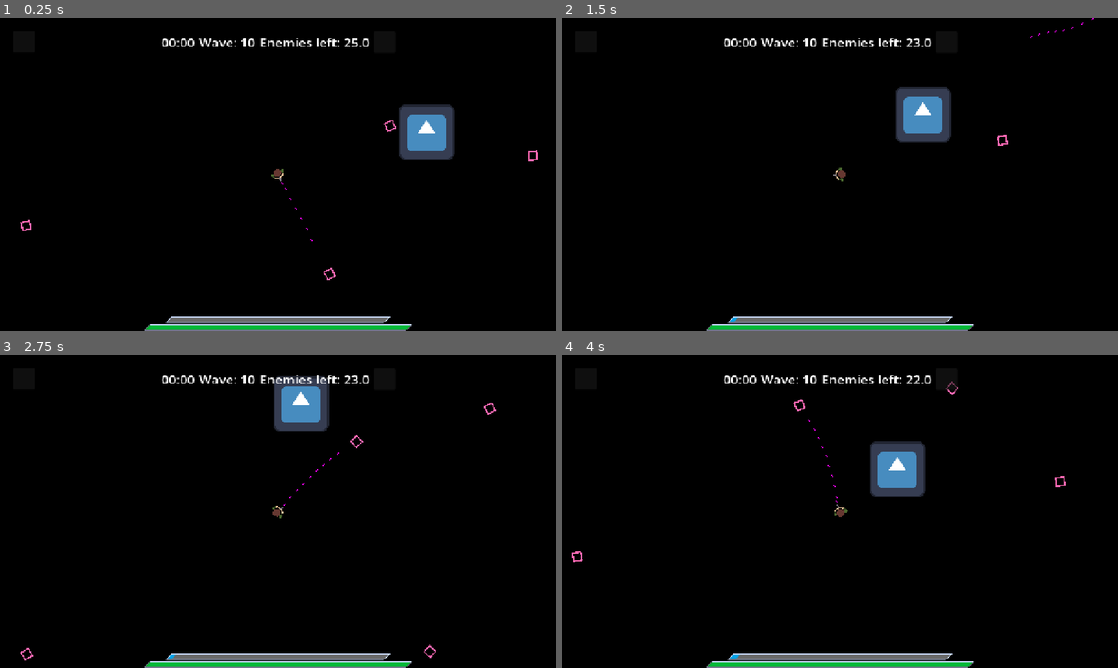
Above: before the commit, frames 1-4 (two rows, left to right).
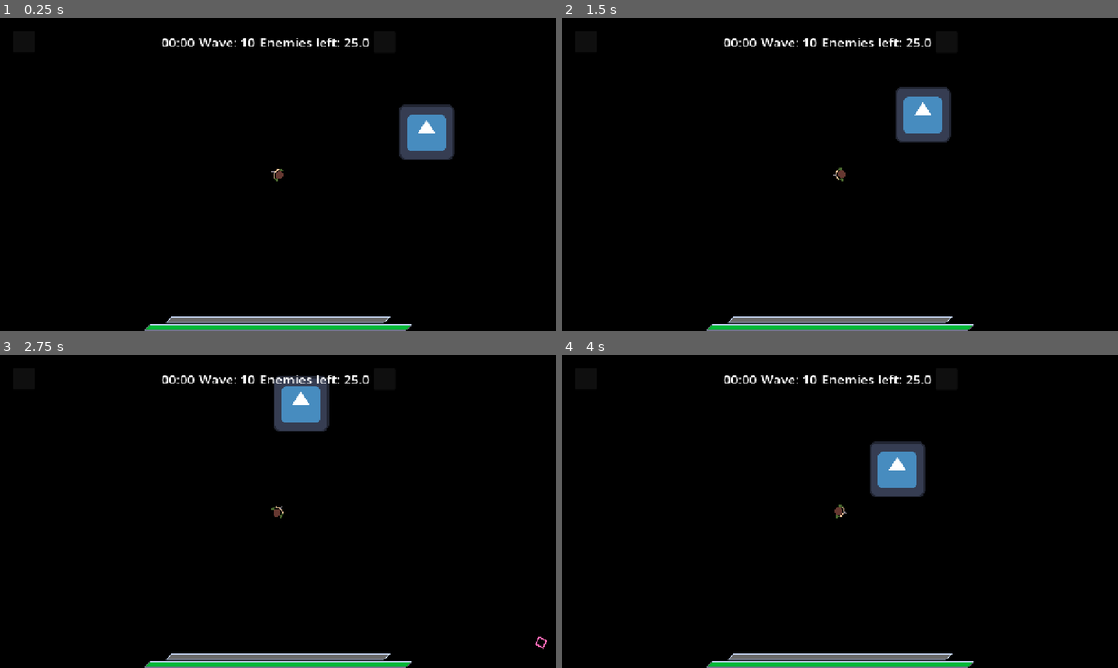
Above: after the commit, the same moments.

Repository: esbpo/topdownDDU
Game: Godot game, scene res://scn_gamplay.tscn
Two runs of this game, one before a commit and one after it. Both use one fixed random seed, a clock stepped at 60 frames per second and the inputs below. The engine's default icon, where the game draws it, is replaced by a stand-in: a white triangle on a blue panel in a dark square.
Inputs (mouse positions are in pixels of both pictures, inside the frame that each line leads up to):
- Up to frame 1 (0.25 s): no input
- Up to frame 2 (1.5 s): move the mouse to (962, 158) at 0.52 s; hold Right (right) 0.53-1.28 s; move the mouse to (728, 190) at 1.27 s; hold Down (down) from 1.28 s (still down)
- Up to frame 3 (2.75 s): move the mouse to (333, 442) at 2.02 s; release Down (down) at 2.03 s; hold Right (right) from 2.03 s (still down)
- Up to frame 4 (4 s): move the mouse to (812, 574) at 2.77 s; release Right (right) at 2.78 s; hold W (up) 2.78-3.53 s; move the mouse to (1006, 558) at 3.52 s; hold A (left) from 3.53 s (still down)

The runs differ from the first frame. In frame 1, 0.2% of the frame differs, in the area x 3-97%, y 32-84%; in frame 2, less than 0.1%; in frame 3, 0.2%; in frame 4, 0.2%, in the area x 1-91%, y 6-98%.

Commit message:
Better enemy spawning

Diff:
--- a/Assets/Scripts/scr_EnemyHandler.gd
+++ b/Assets/Scripts/scr_EnemyHandler.gd
@@ -3,6 +3,7 @@
 # Enemy scene and json references
 @onready var enemyScene: PackedScene = preload("res://Assets/Resources/res_EnemyObj.tscn")
 @onready var enemyJson: String = FileAccess.get_file_as_string("res://Data/EnemyDefinitions.json")
+@onready var player: CharacterBody2D = $"../obj_Player"
 
 var enemyArray: Array
 
@@ -56,11 +57,19 @@
 
 		add_child(enemyInstance)
 
-		enemyInstance.global_position = Vector2(randi_range(-1000, 1000), randi_range(-1000, 1000))
-		enemyInstance.contact_monitor = true
+		# Minimum and maximum distance from the player
+		var min_dist = 1000
+		var max_dist = 1400
 
-		while !(enemyInstance.get_colliding_bodies().is_empty()):
-			enemyInstance.global_position = Vector2(randi_range(-1000, 1000), randi_range(-1000, 1000))
+		# Angle to spawn at
+		var spawn_angle = randf_range(0, 2*PI)
+
+		var enemyPosition = player.global_position + Vector2(cos(spawn_angle) * randi_range(min_dist, max_dist), sin(spawn_angle) * randi_range(min_dist, max_dist))
+		enemyInstance.global_position = enemyPosition
+
+		# Old code, no longer neccessary
+		#while !(enemyInstance.get_colliding_bodies().is_empty()):
+			#enemyInstance.global_position = Vector2(randi_range(-1000, 1000), randi_range(-1000, 1000))
 
 # Function to spawn a wave of enemies
 func SpawnWave(waveNumber):
--- a/Assets/Scripts/scr_Player.gd
+++ b/Assets/Scripts/scr_Player.gd
@@ -6,8 +6,10 @@
 @onready var baseBulletScene = preload("res://Assets/Resources/res_BaseBullet.tscn")
 var angle: float
 var shootingInterval: float = 0
-@export var firerate: float = 50 # Firerate in shots/second
+@export var firerate: float = 5 # Firerate in shots/second
 
+
+# Movement start
 func GetInput():
 	var inputDirection = Input.get_vector("left", "right", "up", "down")
 	velocity = inputDirection * speed
@@ -15,6 +17,8 @@
 func _physics_process(_delta):
 	GetInput()
 	move_and_slide()
+# Movement end
+
 
 # Shooting system
 
